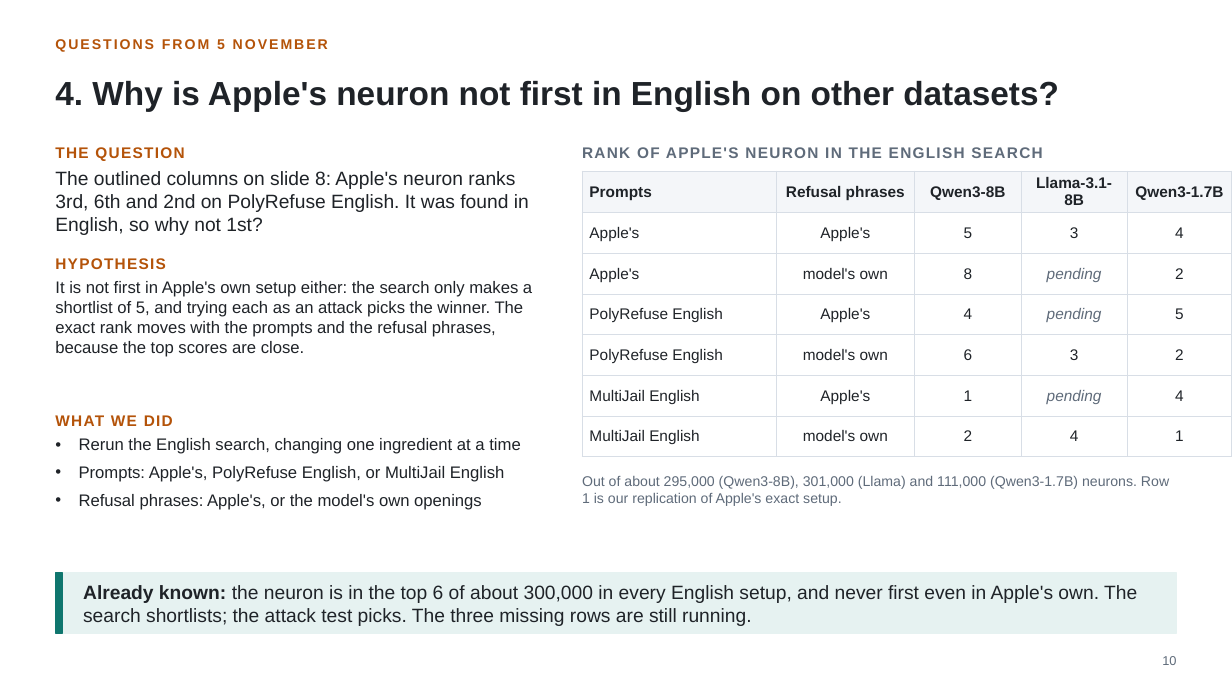
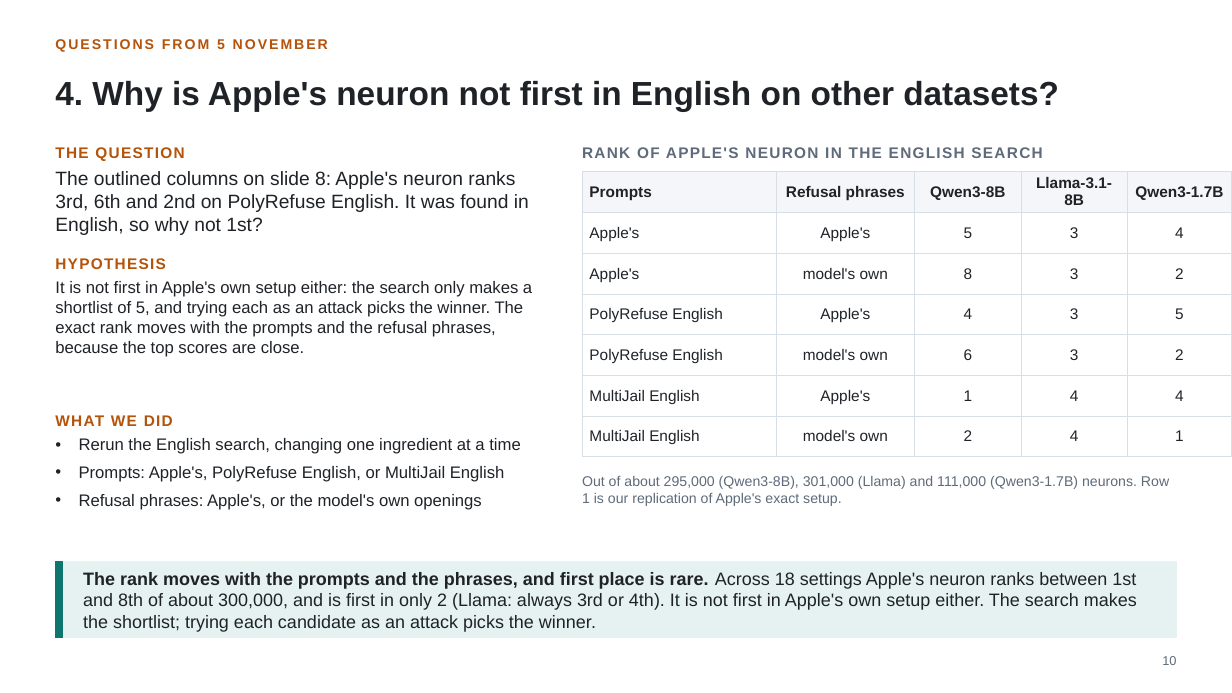
Before and after one commit to fjoad/refusal-neurons, a slide deck: slide 10 of slides/refusal_neurons_2026-11-12.pptx. Drawn at 1232x693 pixels with LibreOffice and Linux fonts; fonts in the diff are those of the drawing. Boxes give left, top, right and bottom in pixels: in the first picture for what was removed or moved away, otherwise in the second. Text is boxed around its words. In the diff, an @@ line names an element or a change of style, - is before the commit and + after.

```diff
--- a/slides/refusal_neurons_2026-11-12.pptx
+++ b/slides/refusal_neurons_2026-11-12.pptx
@@ table at [582,171,1232,448] @@
-row 3, column 4: pending
+row 3, column 4: 3
-row 4, column 4: pending
+row 4, column 4: 3
-row 6, column 4: pending
+row 6, column 4: 4
@@ rectangle: place and size @@
-rectangle at [55,573,1177,633]
+rectangle at [55,562,1177,638]
@@ rectangle: place and size @@
-rectangle at [55,573,63,633]
+rectangle at [55,562,63,638]
@@ text at [83,572,1137,632]: text changed; size 15 to 14 pt @@
-Already known: the neuron is in the top 6 of about 300,000 in every English setup, and never first even in Apple's own. The search shortlists; the attack test picks. The three missing rows are still running.
+The rank moves with the prompts and the phrases, and first place is rare. Across 18 settings Apple's neuron ranks between 1st and 8th of about 300,000, and is first in only 2 (Llama: always 3rd or 4th). It is not first in Apple's own setup either. The search makes the shortlist; trying each candidate as an attack picks the winner.
```
Also in this commit, not shown: 3 other files.
